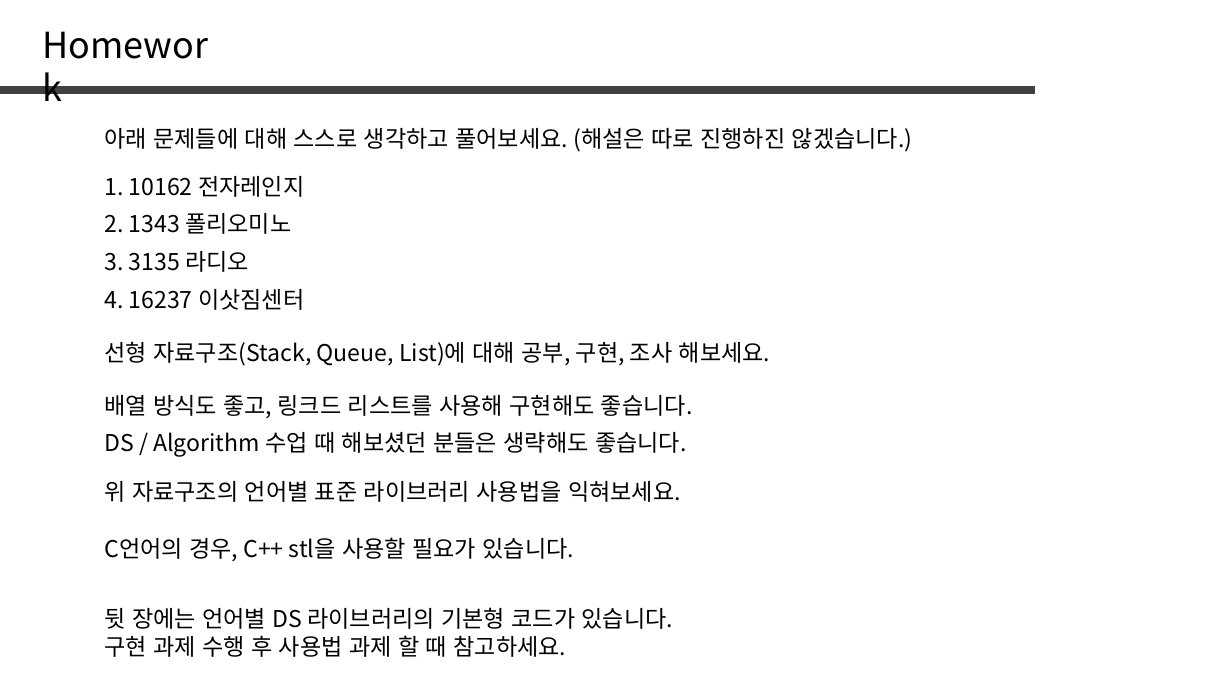
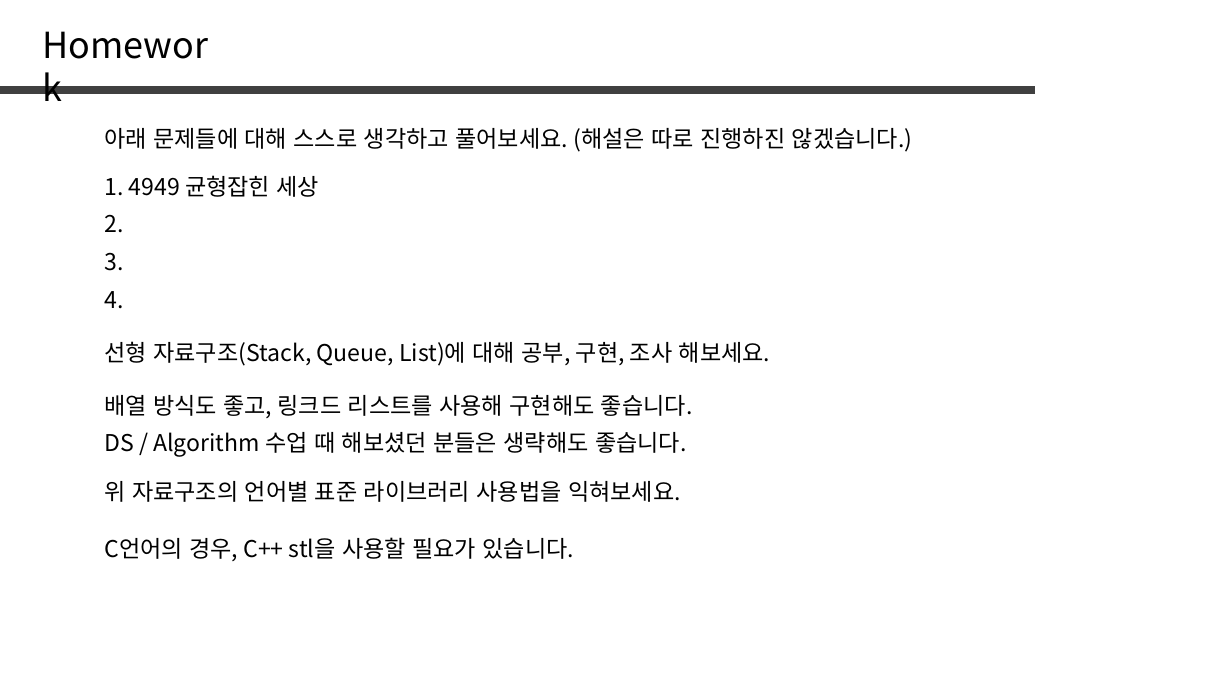
Before and after one commit to jaehoo1/PS-study, a slide deck: slide 22 of study/7_Stack, Queue, List.pptx (slide 39 before the commit). Drawn at 1232x693 pixels with LibreOffice and Linux fonts; fonts in the diff are those of the drawing. Boxes give left, top, right and bottom in pixels: in the first picture for what was removed or moved away, otherwise in the second. Text is boxed around its words. In the diff, an @@ line names an element or a change of style, - is before the commit and + after.

```diff
--- a/study/7_Stack, Queue, List.pptx
+++ b/study/7_Stack, Queue, List.pptx
@@ text at [104,175,320,197]: text changed @@
-1. 10162 전자레인지
+1. 4949 균형잡힌 세상
@@ text at [104,214,123,233]: text changed @@
-2. 1343 폴리오미노
+2.
@@ text at [104,252,123,271]: text changed @@
-3. 3135 라디오
+3.
@@ text at [104,291,123,309]: text changed @@
-4. 16237 이삿짐센터
+4.
@@ text removed at [104,607,673,657] @@
-뒷 장에는 언어별 DS 라이브러리의 기본형 코드가 있습니다.
-구현 과제 수행 후 사용법 과제 할 때 참고하세요.
```
Also in this commit, not shown: 1 other slide changed, 7 slides added, 31 slides removed.
